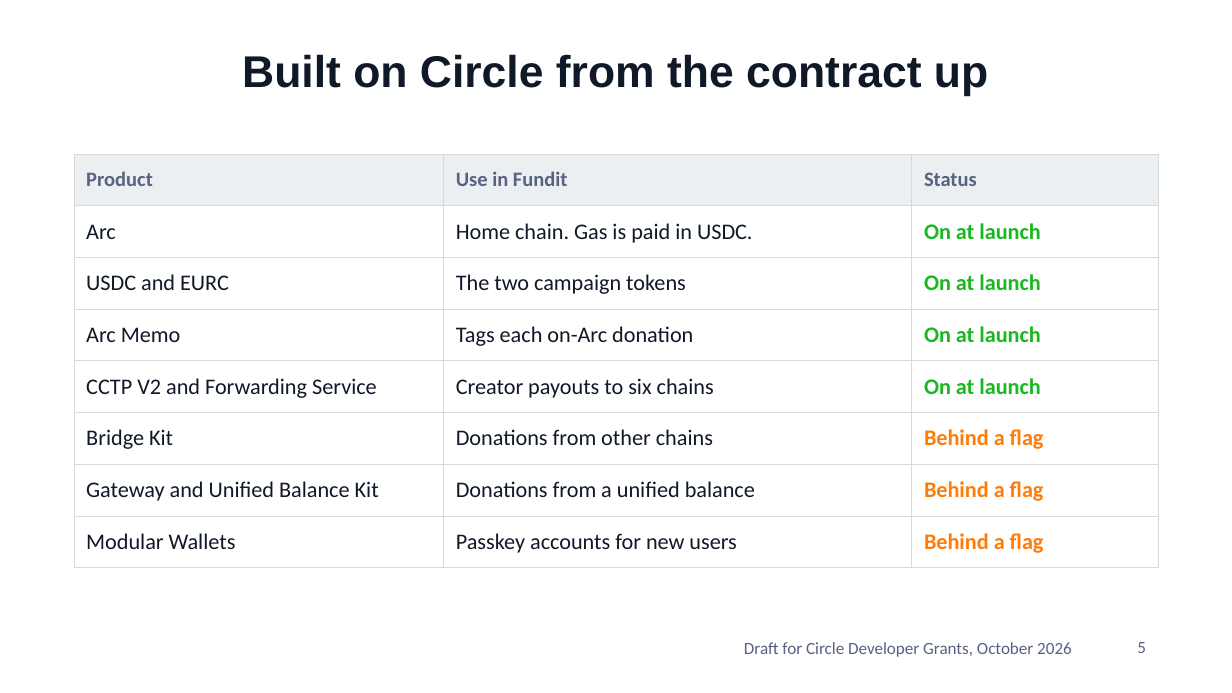
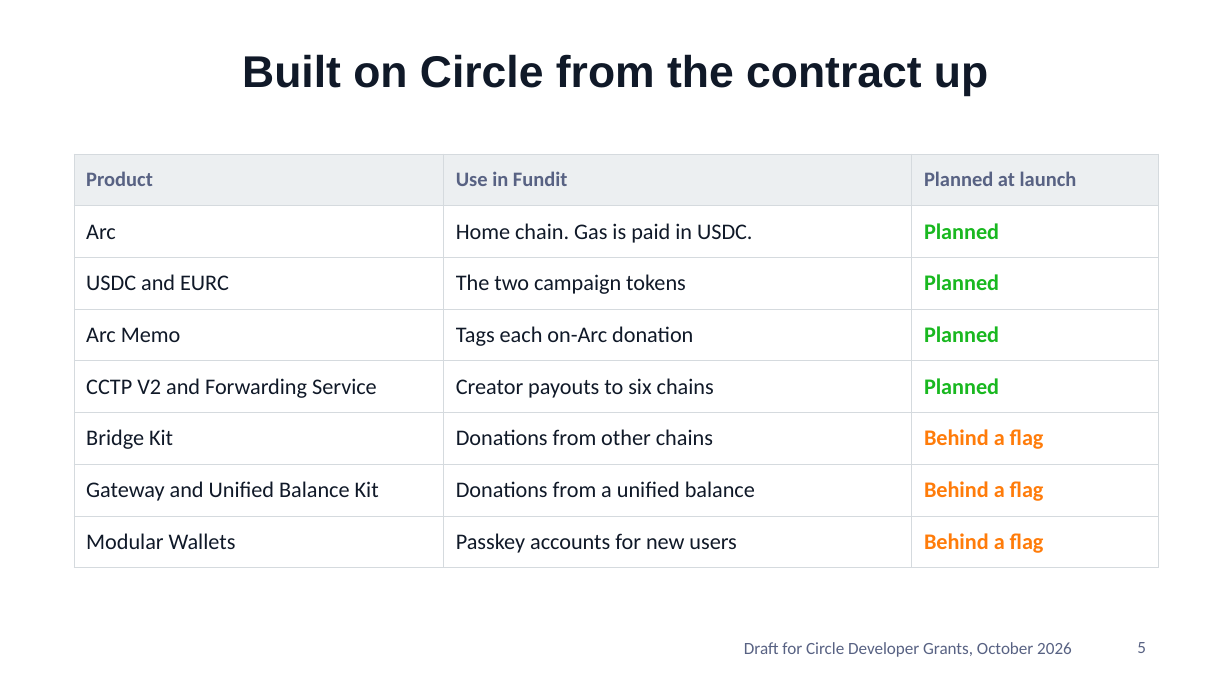
Before and after one commit to xanderslabs/Fundit, a slide deck: slide 5 of docs/fundit-pitch-deck.pptx. Drawn at 1232x693 pixels with LibreOffice and Linux fonts; fonts in the diff are those of the drawing; background and template pictures are left out. Boxes give left, top, right and bottom in pixels: in the first picture for what was removed or moved away, otherwise in the second. Text is boxed around its words. In the diff, an @@ line names an element or a change of style, - is before the commit and + after.

```diff
--- a/docs/fundit-pitch-deck.pptx
+++ b/docs/fundit-pitch-deck.pptx
@@ table at (74, 154, 1158, 557) @@
-row 1, column 3: Status
+row 1, column 3: Planned at launch
-row 2, column 3: On at launch
+row 2, column 3: Planned
-row 3, column 3: On at launch
+row 3, column 3: Planned
-row 4, column 3: On at launch
+row 4, column 3: Planned
-row 5, column 3: On at launch
+row 5, column 3: Planned
```
Also in this commit, not shown: 5 other slides changed, 6 other files.
